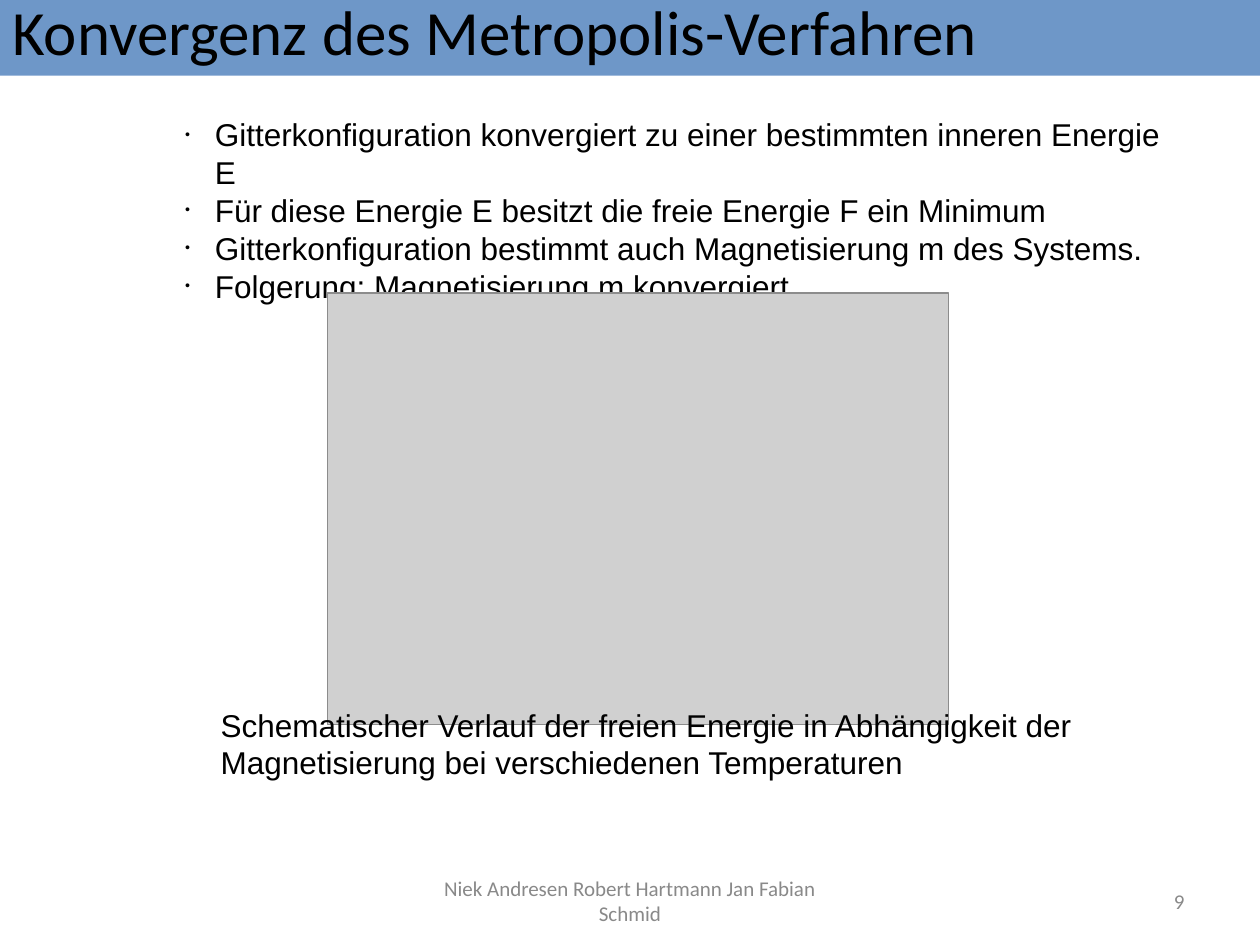
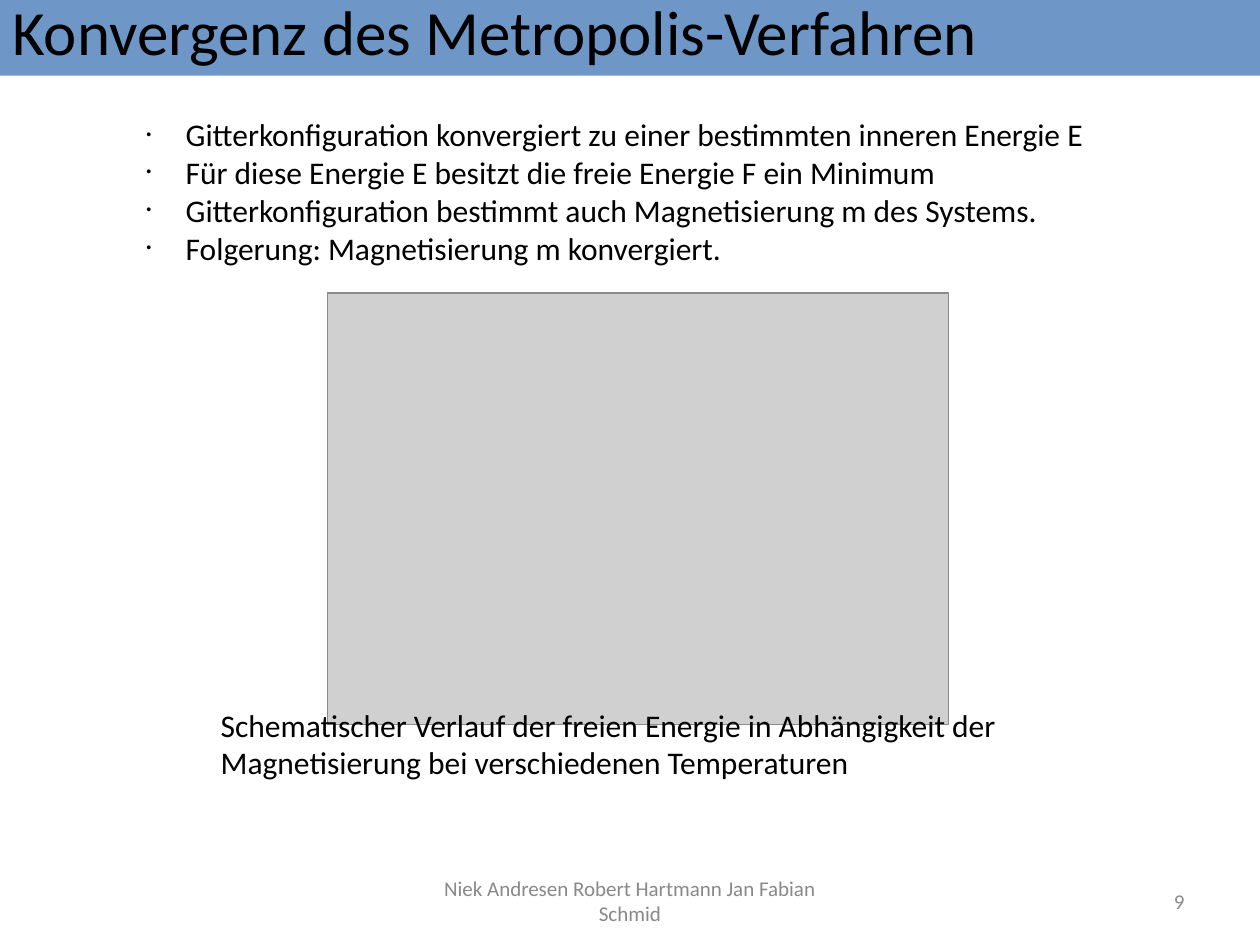
Before and after one commit to Fabse92/ising, a slide deck: slide 9 of Ausarbeitung/Phasenübergange des Ising Modells.odp. Drawn at 1260x945 pixels with LibreOffice and Linux fonts; fonts in the diff are those of the drawing; grey boxes stand for pictures. Boxes give left, top, right and bottom in pixels: in the first picture for what was removed or moved away, otherwise in the second. Text is boxed around its words. In the diff, an @@ line names an element or a change of style, - is before the commit and + after.

```diff
--- a/Ausarbeitung/Phasenübergange des Ising Modells.odp
+++ b/Ausarbeitung/Phasenübergange des Ising Modells.odp
@@ text "Gitterkonfiguration konvergiert zu einer bestimmten ...": place and size @@
-text "Gitterkonfiguration konvergiert zu einer bestimmten ..." at box(215, 123, 1159, 304)
+text "Gitterkonfiguration konvergiert zu einer bestimmten ..." at box(186, 124, 1082, 266)
@@ text "Gitterkonfiguration konvergiert zu einer bestimmten ..." at box(186, 124, 1082, 266): font Arial to Calibri; indent changed @@
@@ text "Schematischer Verlauf der freien Energie ..." at box(221, 710, 995, 780): font Arial to Calibri @@
```
Also in this commit, not shown: 13 other slides changed, 2 other files.
